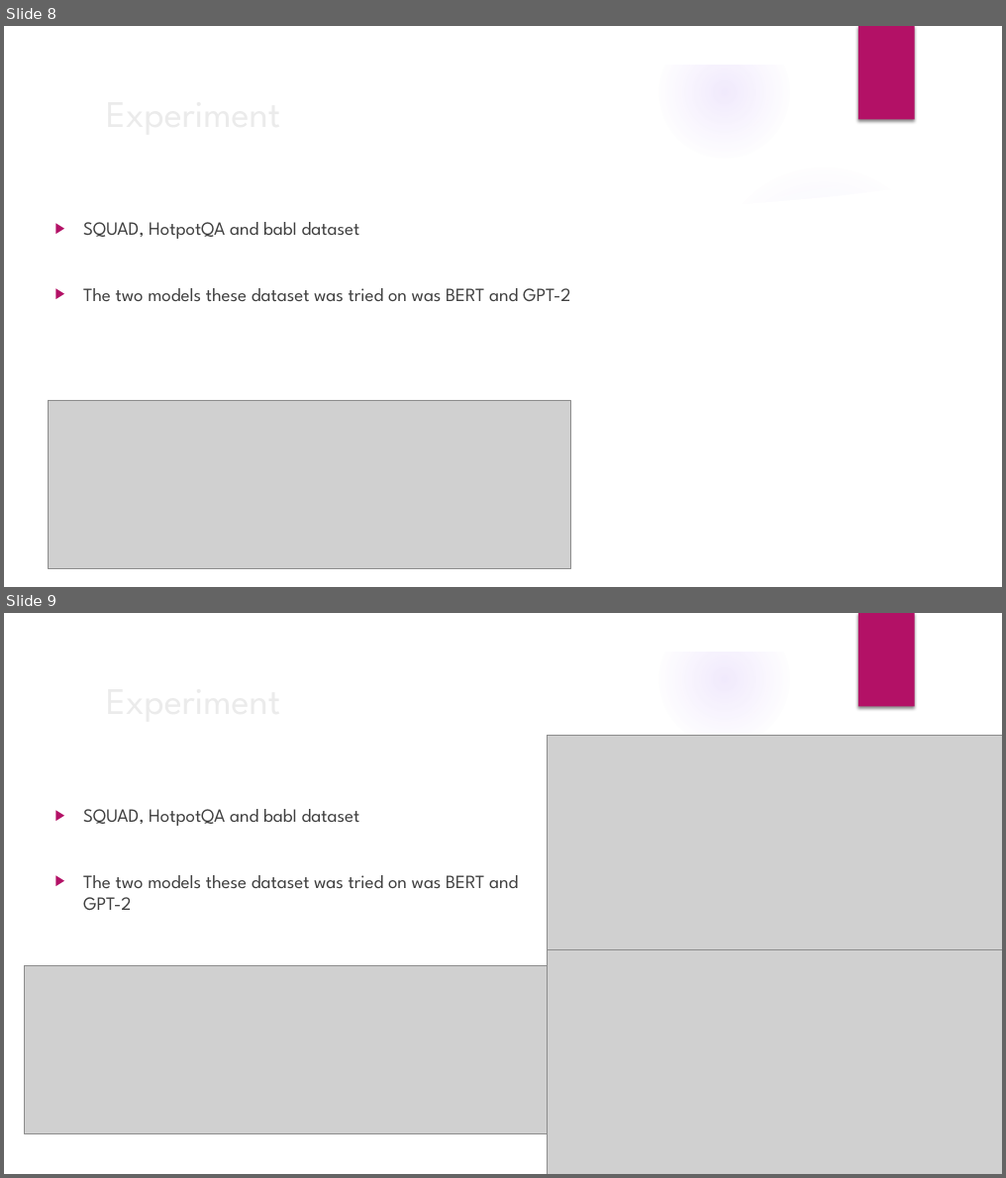
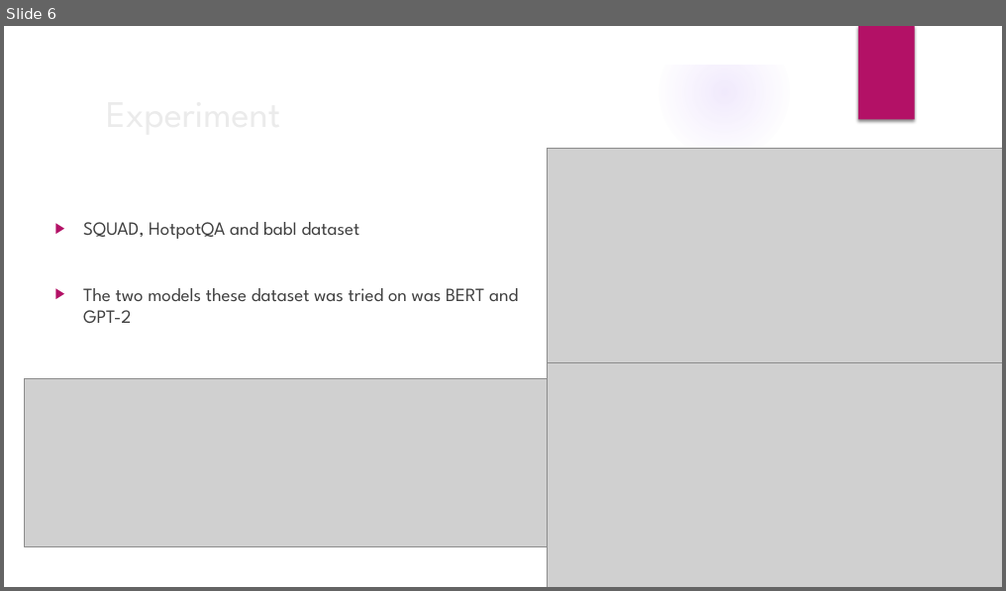
Before and after one commit to Lanre9799/PHD-explainable-AI-with-visual-analytics, a slide deck: PHD Progression 5.pptx. Shown one above the other, each under a label of ours: slides 8 and 9 before the commit, slide 6 after it. The pictures are 1006x1178 and 1006x591 pixels, drawn with LibreOffice and Linux fonts; fonts in the diff are those of the drawing; grey boxes stand for pictures; background and template pictures are left out. Boxes give left, top, right and bottom in pixels: in the first picture for what was removed or moved away, otherwise in the second. Text is boxed around its words. In the diff, an @@ line names an element or a change of style, - is before the commit and + after.

```diff
--- a/PHD Progression 5.pptx
+++ b/PHD Progression 5.pptx
@@ slide 8 removed at (4,26,1002,587), background picture (left out); not listed: 7 template elements that a slide beside it also shows @@
@@ title removed at (98,105,816,163) @@
-Experiment
@@ freeform shape removed at (698,151,971,232) @@
@@ ellipse removed at (709,163,939,393) @@
@@ text removed at (83,222,571,301) @@
-▶ SQUAD, HotpotQA and babI dataset
-▶ The two models these dataset was tried on was BERT and GPT-2
@@ picture removed at (48,400,570,569) @@
@@ what was slide 9 is now slide 6 @@
```
Also in this commit, not shown: 1 slide added, 2 other slides removed.
